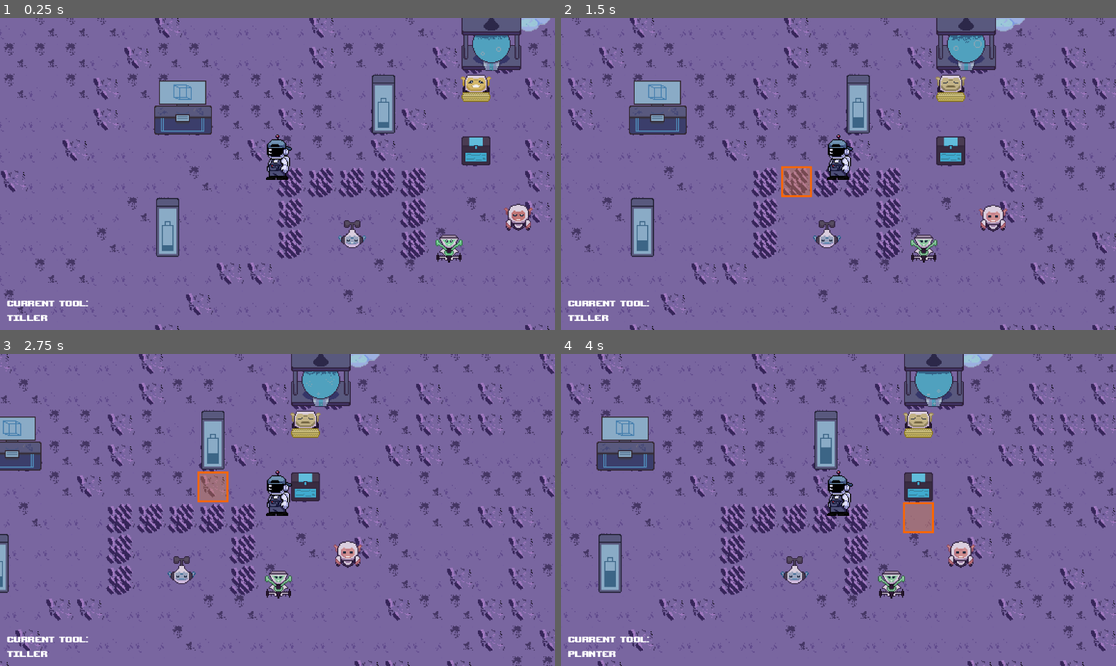
Above: before the commit, frames 1-4 (two rows, left to right).
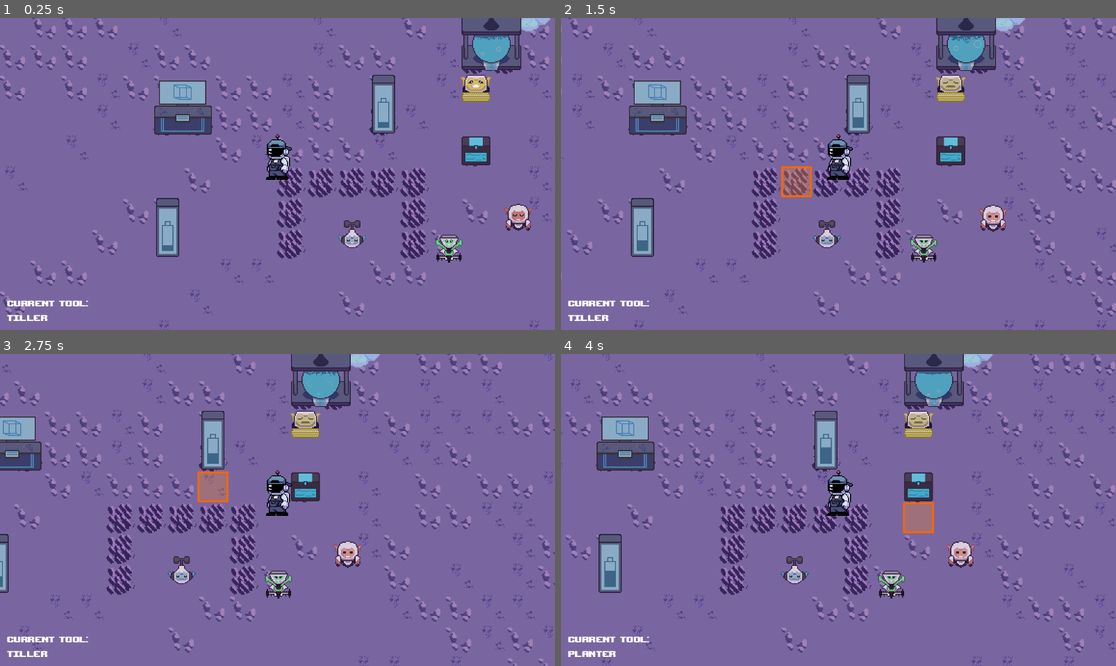
Above: after the commit, the same moments.

Repository: DevFTB/Moonbeam-Meadows
Game: Godot game, scene res://Level/moon.tscn
Two runs of this game, one before a commit and one after it. Both use one fixed random seed, a clock stepped at 60 frames per second and the inputs below.
Inputs (mouse positions are in pixels of both pictures, inside the frame that each line leads up to):
- Up to frame 1 (0.25 s): no input
- Up to frame 2 (1.5 s): tap Enter at 0.5 s; move the mouse to (960, 158) at 0.52 s; hold D (move_right) 0.53-1.25 s; hold E (interact) 0.53-1.25 s; click (960, 158) at 0.67 s; drag from (727, 189) to (860, 105) at 1.27 s
- Up to frame 3 (2.75 s): move the mouse to (333, 441) at 2.02 s; hold D (move_right) from 2.03 s (still down); hold F (pickup) from 2.03 s (still down); tap E (interact) at 2.3 s
- Up to frame 4 (4 s): release D (move_right) at 2.75 s; release F (pickup) at 2.75 s; drag from (810, 572) to (572, 441) at 2.77 s; move the mouse to (1005, 556) at 3.52 s; hold A (move_left) from 3.53 s (still down); hold 2 (select_tool2) from 3.53 s (still down); tap E (interact) at 3.8 s

The runs differ from the first frame. In frame 1, 7.7% of the frame differs, in the area x 0-100%, y 0-100%; in frame 2, 8.5%; in frame 3, 9.6%; in frame 4, 8.8%.

Commit message:
transfers to max inv capacity

Diff:
--- a/GUI/InventoryButtonList.gd
+++ b/GUI/InventoryButtonList.gd
@@ -2,24 +2,24 @@
 
 signal button_pressed(item: InventoryItem, amount :int)
 
-@export var inventory : InventoryComponent
+@export var _inventory : InventoryComponent
 @export var interactable = true
 
 @export var list_tile_scene = preload("res://GUI/item_list_button_tile.tscn")
 @export var button_text = "Place"
 
+var inventory : InventoryComponent
 var on_build_callback
 
 func _ready():
-	if inventory != null:
-		set_inventory(inventory)
-	update_gui()
+	if _inventory != null:
+		set_inventory(_inventory)
 
 func set_inventory(new_inventory : InventoryComponent):
 	inventory = new_inventory
-
 	if not inventory.inventory_modified.is_connected(_on_inventory_modified):
 		inventory.inventory_modified.connect(_on_inventory_modified)
+	update_gui()
 	pass
 
 func set_button_text(new_text : String):
@@ -27,11 +27,13 @@
 	pass
 
 func update_gui():
-	for child in get_children():
+	for child in $Buttons.get_children():
 		child.queue_free()
 
 	if inventory.get_amount_of_unique_items() == 0: hide()
 	else: show()
+
+	$Label.text = InventoryItem.type_to_string(inventory.inventory_type) + str(" CAPACITY:  ", inventory.get_amount_of_items(), " / ", inventory.inventory_size)
 
 	for item in inventory.inventory.keys():
 		var list_tile = list_tile_scene.instantiate()
@@ -41,7 +43,7 @@
 		if list_tile.has_method("connect_to_button"):
 			list_tile.connect_to_button(_on_button_pressed)
 		list_tile.interactable = interactable
-		add_child(list_tile)
+		$Buttons.add_child(list_tile)
 
 		if on_build_callback != null:
 			on_build_callback.call(list_tile)
--- a/GUI/MultiInventoryButtonLIst.gd
+++ b/GUI/MultiInventoryButtonLIst.gd
@@ -44,10 +44,10 @@
 		new_button_list.interactable = interactable
 		new_button_list.size_flags_vertical = Control.SIZE_SHRINK_BEGIN
 		new_button_list.set_button_text(button_text)
+		new_button_list.button_pressed.connect(_on_item_selected)
+		add_child(new_button_list)
+
 		new_button_list.set_inventory(inventory)
-		new_button_list.button_pressed.connect(_on_item_selected)
-
-		add_child(new_button_list)
 
 		configure_button_list(new_button_list)
 
--- a/GUI/inventory_button_list.tscn
+++ b/GUI/inventory_button_list.tscn
@@ -5,3 +5,11 @@
 [node name="InventoryButtonList" type="VBoxContainer"]
 size_flags_vertical = 3
 script = ExtResource("1_5gfon")
+
+[node name="Label" type="Label" parent="."]
+layout_mode = 2
+text = "Inventory"
+
+[node name="Buttons" type="VBoxContainer" parent="."]
+layout_mode = 2
+size_flags_vertical = 3
--- a/Inventory/InventoryItem.gd
+++ b/Inventory/InventoryItem.gd
@@ -33,3 +33,20 @@
 
 func get_type() -> ItemType:
 	return item_type
+
+static func type_to_string(type: ItemType):
+	match type:
+		ItemType.SEED:
+			return "Seed"
+		ItemType.PRODUCE:
+			return "Produce"
+		ItemType.FERTILISER:
+			return "Fertiliser"
+		ItemType.ROBOT:
+			return "Robot"
+		ItemType.ROBOT_UPGRADE:
+			return "Robot Upgrade"
+		ItemType.WATER:
+			return "Water"
+		_:
+			return "Unknown"
--- a/Level/DepositBox.gd
+++ b/Level/DepositBox.gd
@@ -35,14 +35,18 @@
 
 ## Transfer an item from the box to the player
 func transfer_to_player(item, amount):
-	if get_inventory(item.item_type).remove(item, amount):
-		interacting_player.get_inventory(item.item_type).add(item, amount)
-
+	var p_inv = interacting_player.get_inventory(item.item_type)
+	var b_inv = get_inventory(item.item_type)
+	var transfer_amount = min(amount, p_inv.get_available_capacity())
+	if b_inv.remove(item, transfer_amount):
+		p_inv.add(item, transfer_amount)
 ## Transfer an item from the player to the box
 func transfer_to_box(item, amount):
-	if interacting_player.get_inventory(item.item_type).remove(item, amount):
-		get_inventory(item.item_type).add(item, amount)
-
+	var p_inv = interacting_player.get_inventory(item.item_type)
+	var b_inv = get_inventory(item.item_type)
+	var transfer_amount = min(amount, b_inv.get_available_capacity())
+	if p_inv.remove(item, transfer_amount):
+		b_inv.add(item, transfer_amount)
 ## Asks the given robot to deposit items into the box with the box's current constraints
 func ask_for_deposit(robot:Robot):
 	var unique_items = max_unique_items - get_amount_of_unique_items()
--- a/Level/moon.tscn
+++ b/Level/moon.tscn
@@ -720,6 +720,7 @@
 layout_mode = 2
 
 [node name="EnergyStationGUI" type="Control" parent="CanvasLayer/GUI/OverscreenUI" node_paths=PackedStringArray("path_editing_gui", "robot_upgrade_gui", "robot_details", "robot_inv_list", "add_from_inventory_button", "identify_camera", "power_button")]
+visible = false
 layout_mode = 1
 anchors_preset = 15
 anchor_right = 1.0
@@ -1077,10 +1078,9 @@
 layout_mode = 2
 size_flags_vertical = 3
 
-[node name="InventoryRobotGUI" type="VBoxContainer" parent="CanvasLayer/GUI/OverscreenUI/EnergyStationGUI/RobotSelectionPopup/MarginContainer/VBoxContainer4/PanelContainer" node_paths=PackedStringArray("inventory")]
+[node name="InventoryRobotGUI" type="VBoxContainer" parent="CanvasLayer/GUI/OverscreenUI/EnergyStationGUI/RobotSelectionPopup/MarginContainer/VBoxContainer4/PanelContainer"]
 layout_mode = 2
 script = ExtResource("27_qww4w")
-inventory = NodePath("../../../../../../../../../Player/RobotInventory")
 
 [node name="AddUpgradesPopup" type="Panel" parent="CanvasLayer/GUI/OverscreenUI/EnergyStationGUI"]
 visible = false
@@ -1175,10 +1175,9 @@
 size_flags_vertical = 3
 size_flags_stretch_ratio = 3.0
 
-[node name="InventoryRobotUpgradeGUI" type="VBoxContainer" parent="CanvasLayer/GUI/OverscreenUI/EnergyStationGUI/AddUpgradesPopup/MarginContainer/VBoxContainer4/PanelContainer" node_paths=PackedStringArray("inventory")]
+[node name="InventoryRobotUpgradeGUI" type="VBoxContainer" parent="CanvasLayer/GUI/OverscreenUI/EnergyStationGUI/AddUpgradesPopup/MarginContainer/VBoxContainer4/PanelContainer"]
 layout_mode = 2
 script = ExtResource("27_qww4w")
-inventory = NodePath("../../../../../../../../../Player/RobotUpgradeInventory")
 
 [node name="DepositBoxGUI" type="Control" parent="CanvasLayer/GUI/OverscreenUI" node_paths=PackedStringArray("deposit_box_list", "player_inventory_list", "add_from_inventory_panel")]
 visible = false
Binary file changed: Level/level_spritesheety.png
